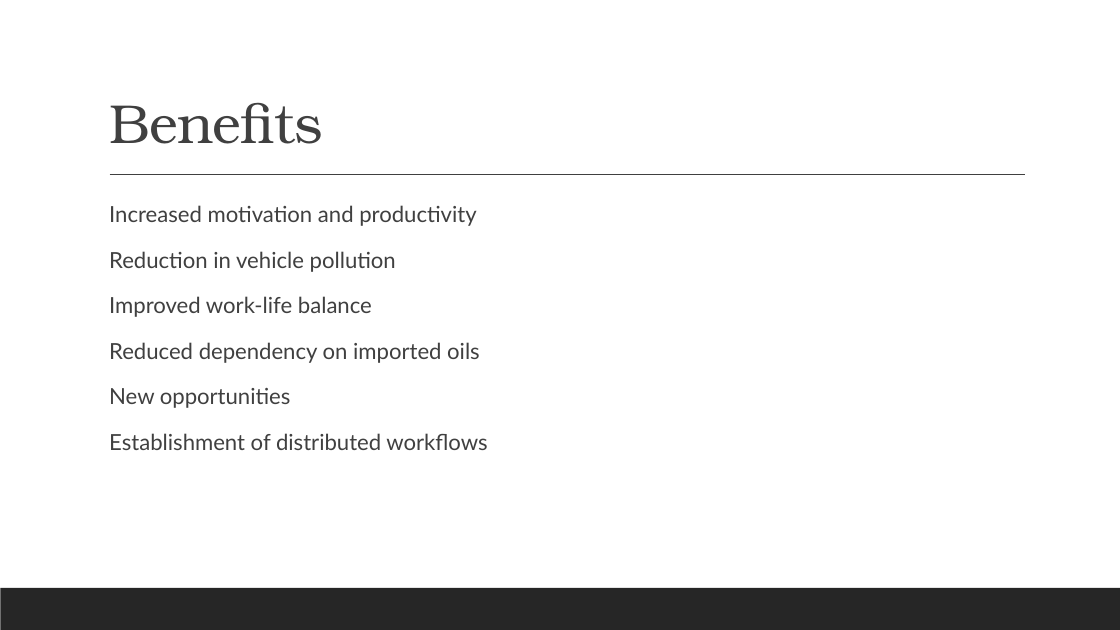
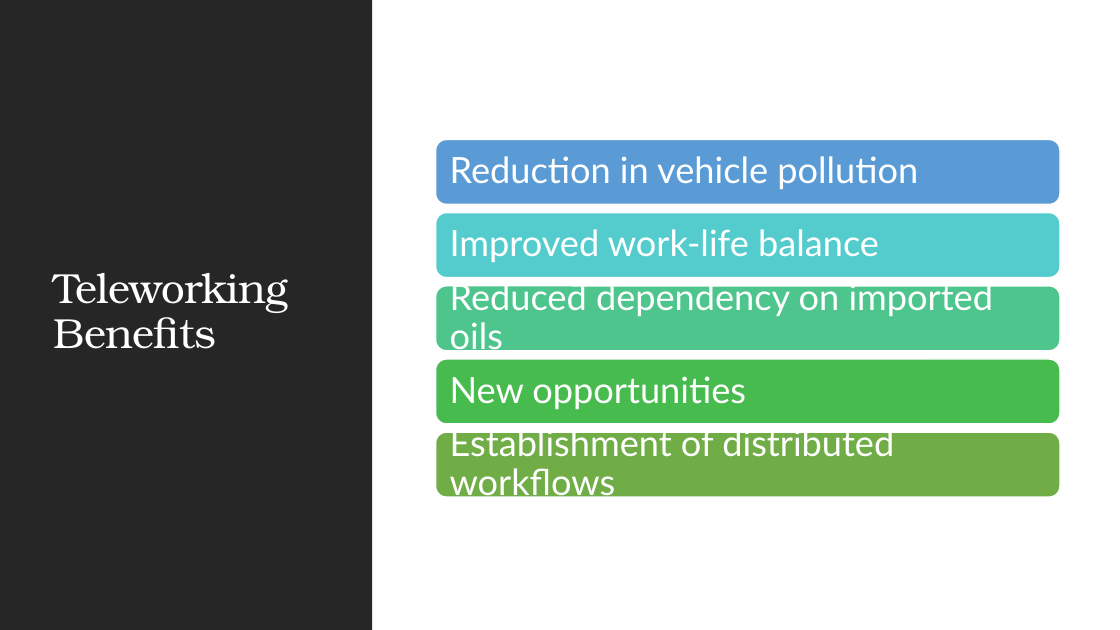
Before and after one commit to ronnie-1947/access-control-ppt, a slide deck: slide 35 of Access Control.pptx. Drawn at 1120x630 pixels with LibreOffice and Linux fonts; fonts in the diff are those of the drawing. Boxes give left, top, right and bottom in pixels: in the first picture for what was removed or moved away, otherwise in the second. Text is boxed around its words. In the diff, an @@ line names an element or a change of style, - is before the commit and + after.

```diff
--- a/Access Control.pptx
+++ b/Access Control.pptx
@@ rectangle added at (0, 0, 372, 630), fill #262626 @@
@@ rectangle added at (1, 0, 1120, 630), fill #FFFFFF @@
@@ title "Teleworking Benefits" at (54, 273, 289, 349): vertical alignment bottom to middle @@
@@ line removed from (110, 175) to (1026, 175) @@
@@ text removed at (109, 205, 487, 450) @@
-  Increased motivation and productivity
-  Reduction in vehicle pollution
-  Improved work-life balance
-  Reduced dependency on imported oils
-  New opportunities
-  Establishment of distributed workflows
@@ title at (54, 273, 289, 349): text changed; size 47 to 36 pt; text colour #404040 to #FFFFFF @@
-Benefits
+Teleworking Benefits
@@ group added at (436, 139, 1060, 502): 5 rounded rectangles, 5 texts @@
+Reduction in vehicle pollution
+Improved work-life balance
+Reduced dependency on imported oils
+New opportunities
+Establishment of distributed workflows
```
Also in this commit, not shown: 14 other slides changed, 9 slides added, 1 slide removed.
